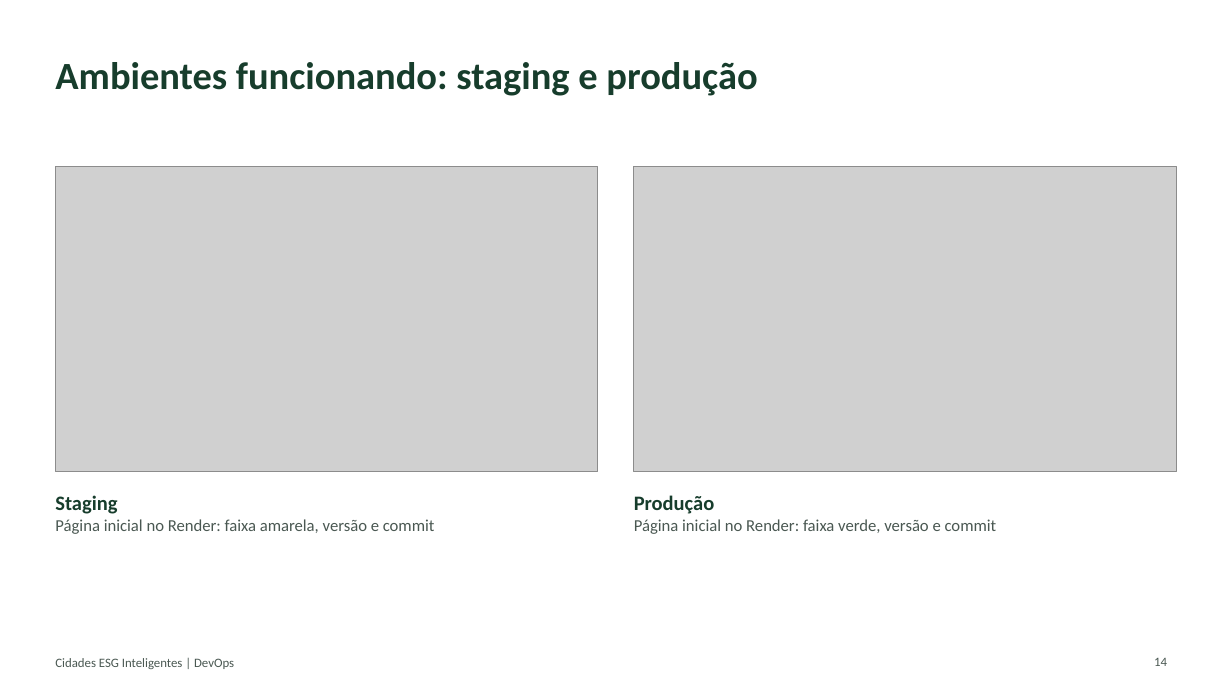
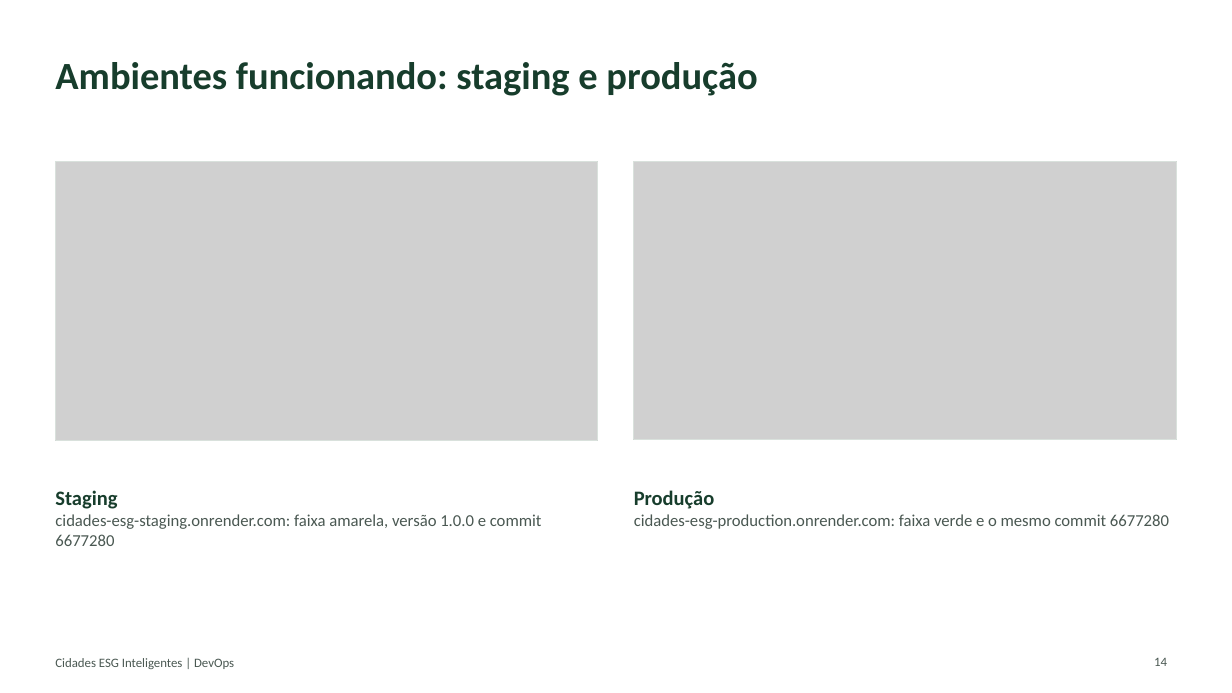
Before and after one commit to Julhaalmeida/cidades-esg-inteligentes, a slide deck: slide 14 of docs/Documentacao-Tecnica-Cidades-ESG.pptx. Drawn at 1232x693 pixels with LibreOffice and Linux fonts; fonts in the diff are those of the drawing; grey boxes stand for pictures. Boxes give left, top, right and bottom in pixels: in the first picture for what was removed or moved away, otherwise in the second. Text is boxed around its words. In the diff, an @@ line names an element or a change of style, - is before the commit and + after.

Commit message:
Prints reais, links dos ambientes e documentação final [skip ci]

```diff
--- a/docs/Documentacao-Tecnica-Cidades-ESG.pptx
+++ b/docs/Documentacao-Tecnica-Cidades-ESG.pptx
@@ picture: place and size @@
-picture at box(55, 166, 598, 471)
+picture at box(55, 162, 598, 440)
@@ rectangle: place and size @@
-rectangle at box(55, 166, 598, 471)
+rectangle at box(55, 162, 598, 440)
@@ rectangle at box(55, 162, 598, 440): fill #F3F6F4 to none @@
@@ picture: place and size @@
-picture at box(634, 166, 1177, 471)
+picture at box(634, 162, 1177, 440)
@@ rectangle at box(634, 162, 1177, 440): fill #F3F6F4 to none @@
@@ rectangle: place and size @@
-rectangle at box(634, 166, 1177, 471)
+rectangle at box(634, 162, 1177, 440)
@@ text at box(55, 514, 542, 546): text changed @@
-Página inicial no Render: faixa amarela, versão e commit
+cidades-esg-staging.onrender.com: faixa amarela, versão 1.0.0 e commit 6677280
@@ text at box(634, 514, 1169, 529): text changed @@
-Página inicial no Render: faixa verde, versão e commit
+cidades-esg-production.onrender.com: faixa verde e o mesmo commit 6677280
```
Also in this commit, not shown: 8 other slides changed, 16 other files.
